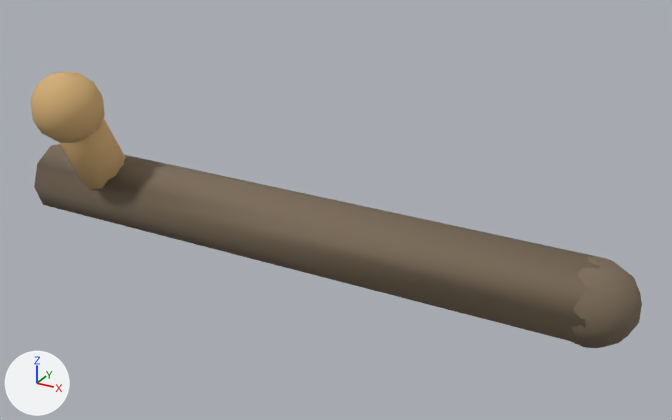
The OBJ model HavenlineLevel1/assets/field_camp/snowbound_sliding_bolt.obj as it was, and as the next commit left it.
Rendered twice from a camera (50 mm lens) standing at (0.321, -0.748, 0.995) and looking at (0.038, -0.232, 0.737). The axes (+X, +Y, +Z) are drawn at lower left. The lights are the same throughout. The first picture is the older version. Where no turn or scale is listed for an object, it has been applied to the vertices. Vertices at exactly the same position are counted once.

The first picture shows 'snowbound_sliding_bolt'.
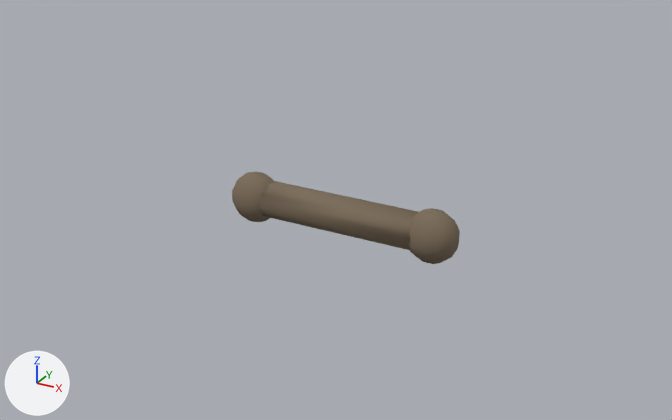
What the commit changed:
me_snowbound_sliding_bolt is used by ob_snowbound_sliding_bolt; location (0.0, 0.0, 0.0).
me_snowbound_sliding_bolt had 228 vertices, 400 faces and spanned x -0.22..0.246, y -0.299..-0.207, z 0.686..0.818.
me_snowbound_sliding_bolt now has 210 vertices, 368 faces and spans x -0.074..0.114, y -0.211..-0.177, z 0.694..0.734.
me_snowbound_sliding_bolt part 1: a new loose piece, a 9-sided cylinder along x spanning x -0.054..0.094, y -0.207..-0.179, z 0.7..0.728, in mat_iron (brown #7c6c59).
me_snowbound_sliding_bolt part 2: the loose piece of 96 vertices spanning x 0.19..0.246, y -0.261..-0.207, z 0.686..0.742 is scaled about its middle by (0.69, 0.607, 0.714), then moved by (-0.272, 0.04, 0.0).
me_snowbound_sliding_bolt part 3: the loose piece of 96 vertices spanning x -0.187..-0.135, y -0.299..-0.249, z 0.766..0.818 is scaled about its middle by (0.741, 0.654, 0.769), then moved by (0.255, 0.08, -0.078), in mat_iron (brown #7c6c59).
me_snowbound_sliding_bolt part 4: the loose piece of 18 vertices spanning x -0.22..0.22, y -0.262..-0.208, z 0.686..0.742 is deleted.
me_snowbound_sliding_bolt part 5: the loose piece of 18 vertices spanning x -0.18..-0.143, y -0.291..-0.217, z 0.705..0.801 is deleted.
me_snowbound_sliding_bolt no longer uses material mat_brass (beige #d3ad76).

Changed parts and their boxes [x1, y1, x2, y2] in the pictures (672 x 420 px; the box of a moved part takes in the faces that stretch with it):
'snowbound_sliding_bolt', reshaped (63% narrower, 66% shorter)
    before: [31, 72, 642, 348]
    after: [232, 172, 460, 264]
part 1 of me_snowbound_sliding_bolt, added (brown)
    after: [259, 181, 418, 250]
part 2 of me_snowbound_sliding_bolt, moved or reshaped
    before: [571, 256, 642, 348]
    after: [232, 172, 275, 222]
part 3 of me_snowbound_sliding_bolt, moved or reshaped
    before: [31, 72, 105, 143]
    after: [409, 208, 460, 264]
part 4 of me_snowbound_sliding_bolt, deleted (brown)
    before: [34, 144, 607, 345]
part 5 of me_snowbound_sliding_bolt, deleted (beige)
    before: [59, 118, 126, 189]
